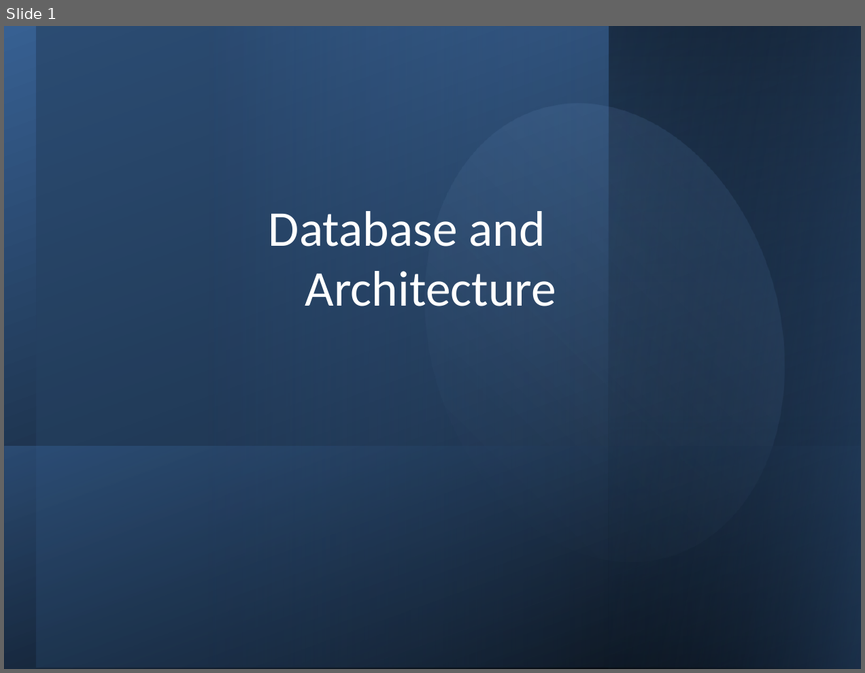
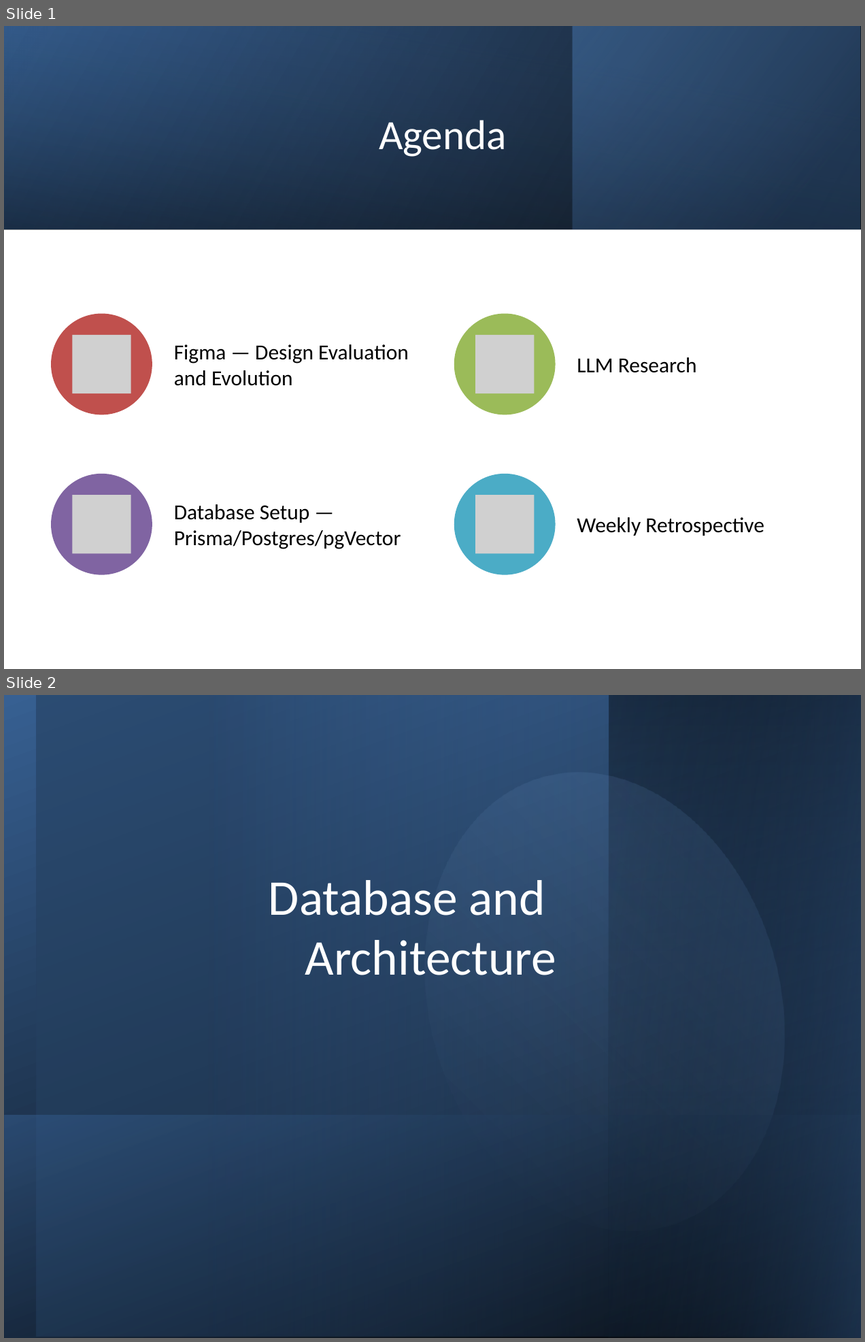
Before and after one commit to yuriiSY/Study-Buddy, a slide deck: Weekly Submissions/Week4/Week4.pptx. Shown one above the other, each under a label of ours: slide 1 before the commit, slides 1 and 2 after it. The pictures are 865x673 and 865x1342 pixels, drawn with LibreOffice and Linux fonts; fonts in the diff are those of the drawing; grey boxes stand for pictures. Boxes give left, top, right and bottom in pixels: in the first picture for what was removed or moved away, otherwise in the second. Text is boxed around its words. In the diff, an @@ line names an element or a change of style, - is before the commit and + after.

```diff
--- a/Weekly Submissions/Week4/Week4.pptx
+++ b/Weekly Submissions/Week4/Week4.pptx
@@ slide 1 added at (4, 26, 861, 669), background #FFFFFF @@
@@ rectangle added at (4, 26, 861, 229), fill gradient #000000 to #376092 @@
@@ rectangle added at (4, 27, 860, 229), fill gradient #376092 to #000000 @@
@@ rectangle added at (572, 26, 860, 229), fill gradient #254061 to #4F81BD @@
@@ title added at (379, 120, 507, 157), 35 pt, text #FFFFFF @@
+Agenda
@@ group added at (51, 313, 764, 574): 4 ellipses, 4 pictures, 4 texts @@
+Figma — Design Evaluation and Evolution
+LLM Research
+Database Setup — Prisma/Postgres/pgVector
+Weekly Retrospective
@@ what was slide 1 is now slide 2 @@
```
Also in this commit, not shown: 1 slide changed, 1 other slide added, 2 slides removed, 2 other files.
